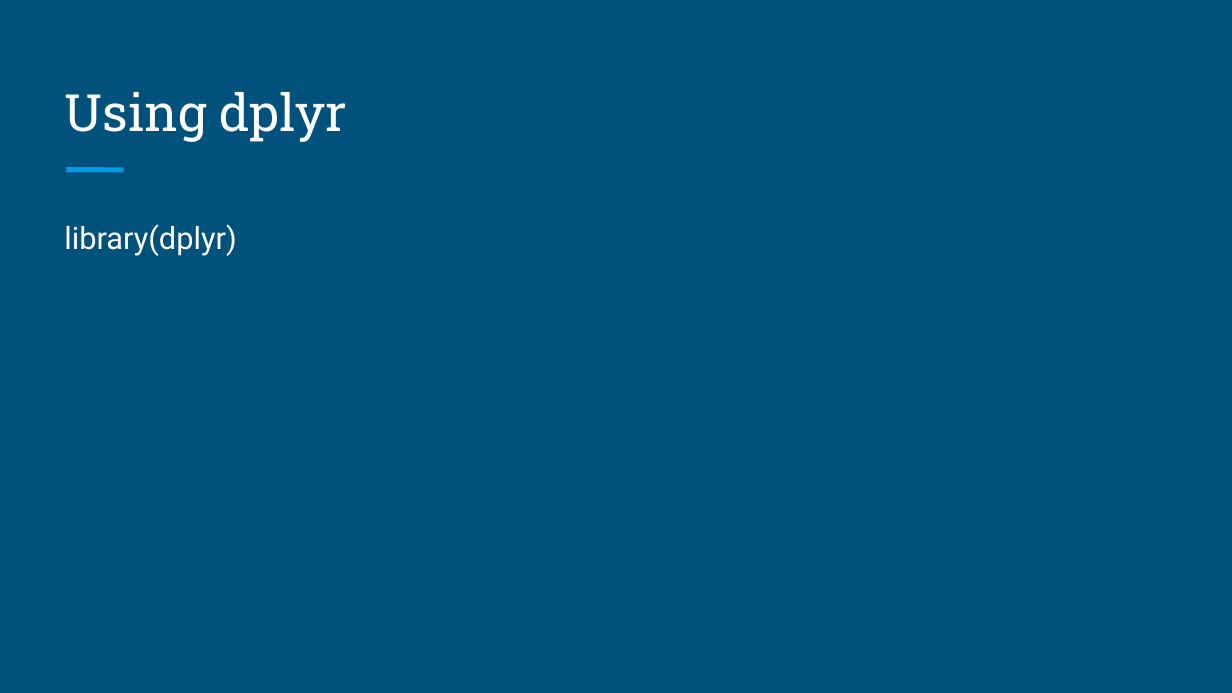
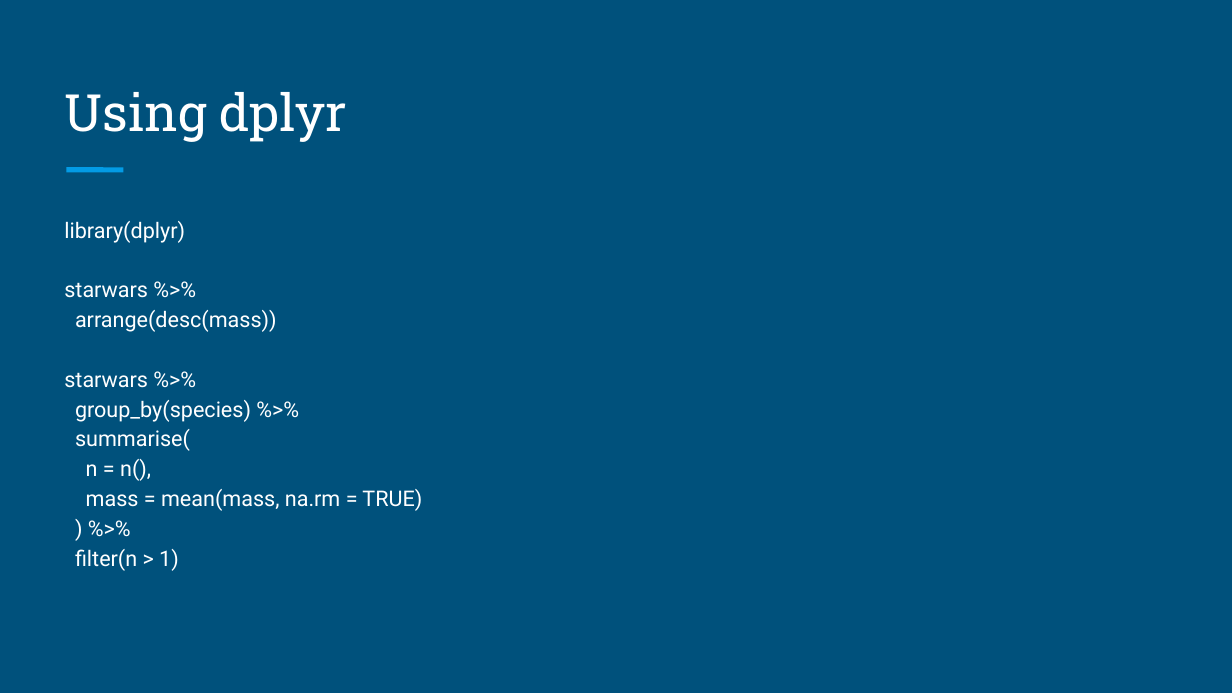
Before and after one commit to brandonyph/APB-Workshop-DataAnalyticsEssentials, a slide deck: slide 15 of Week4-Data-Import-and-Transformation/Week 4-Data Transformation.pptx (slide 11 before the commit). Drawn at 1232x693 pixels with LibreOffice and Linux fonts; fonts in the diff are those of the drawing. Boxes give left, top, right and bottom in pixels: in the first picture for what was removed or moved away, otherwise in the second. Text is boxed around its words. In the diff, an @@ line names an element or a change of style, - is before the commit and + after.

```diff
--- a/Week4-Data-Import-and-Transformation/Week 4-Data Transformation.pptx
+++ b/Week4-Data-Import-and-Transformation/Week 4-Data Transformation.pptx
@@ text at [64, 221, 185, 243]: size 18 to 12.6 pt in "library(dplyr)" @@
@@ text at [64, 282, 422, 571]: paragraphs added @@
+starwars %>%
+arrange(desc(mass))
+starwars %>%
+group_by(species) %>%
+summarise(
+n = n(),
+mass = mean(mass, na.rm = TRUE)
+) %>%
+filter(n > 1)
```
Also in this commit, not shown: 5 other slides changed, 5 slides added, 1 slide removed.
